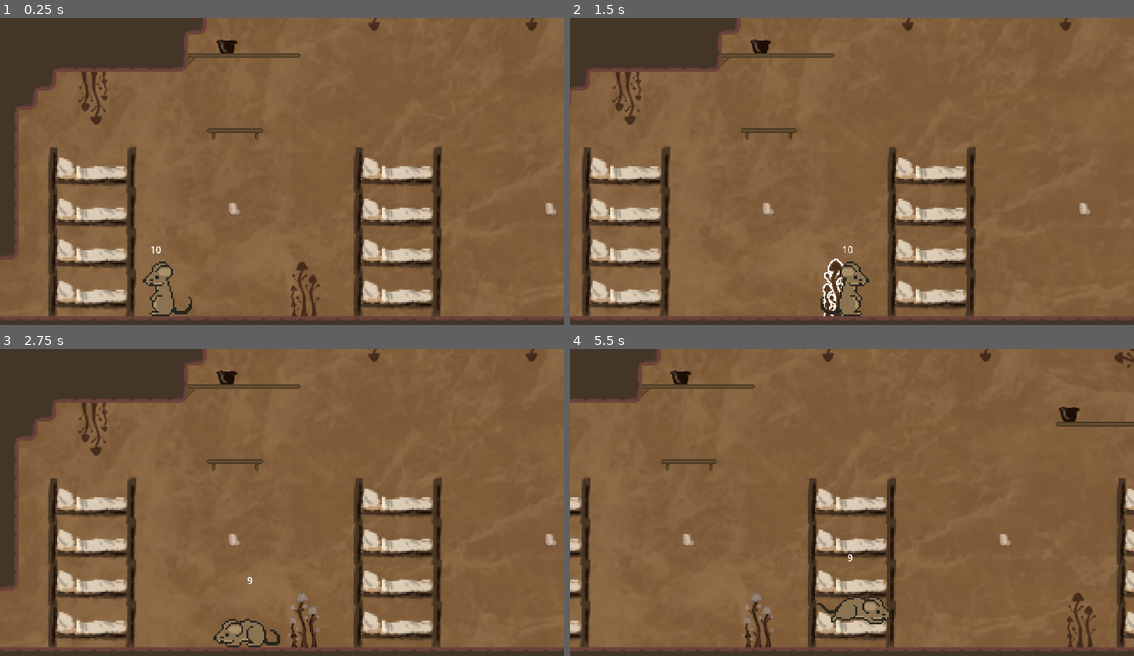
Above: before the commit, frames 1-4 (two rows, left to right).
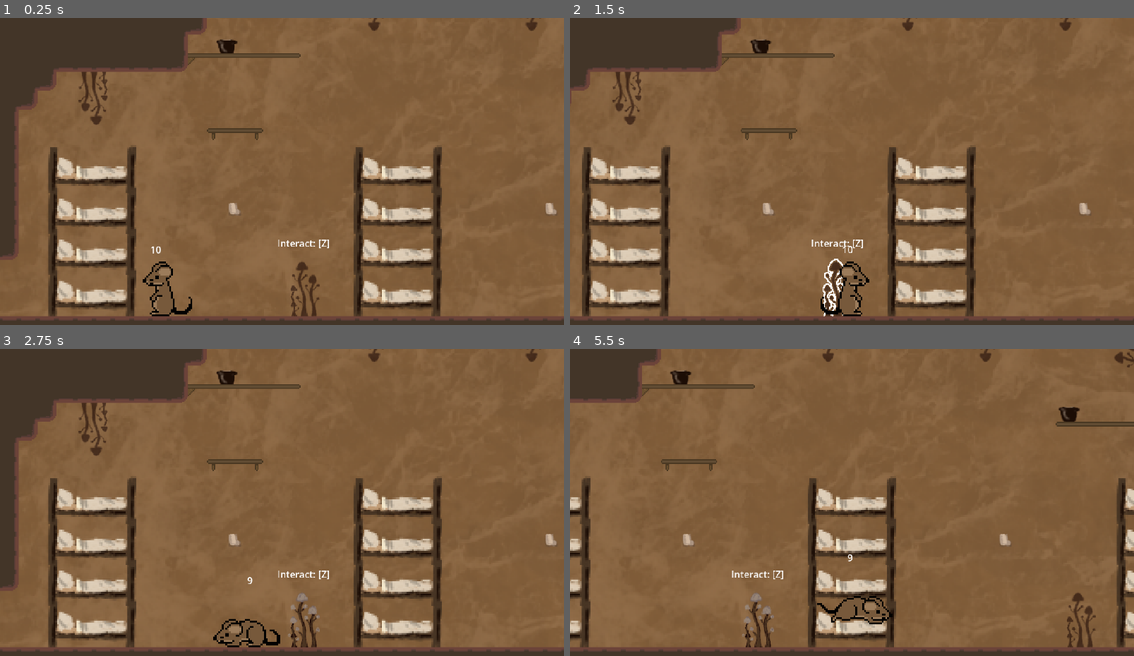
Above: after the commit, the same moments.

Repository: ashtherz/roots
Game: Godot game, scene res://scenes/platformer.tscn
The game is run twice, just before and just after one commit, with the same random seed, the same clock (stepped at 60 frames per second) and the same inputs. This scene is started directly instead of the project's main scene.
Inputs (mouse positions are in pixels of both pictures, inside the frame that each line leads up to):
- Up to frame 1 (0.25 s): no input
- Up to frame 2 (1.5 s): tap Enter at 0.5 s; move the mouse to (976, 159) at 0.52 s; hold Right (ui_right) 0.53-1.25 s; tap Z (Interact) at 0.6 s; click (976, 159) at 0.67 s; tap Up (PlatformerJump) at 0.77 s; drag from (739, 192) to (654, 100) at 1.27 s
- Up to frame 3 (2.75 s): tap Space at 2 s; move the mouse to (338, 438) at 2.02 s; hold Left (ui_left) from 2.03 s (still down); tap R at 2.1 s; tap Z (Interact) at 2.3 s
- Up to frame 4 (5.5 s): release Left (ui_left) at 2.75 s; drag from (823, 570) to (795, 367) at 2.77 s; tap Enter at 3.5 s; move the mouse to (1021, 554) at 3.52 s; hold Right (ui_right) 3.53-4.25 s; tap N at 3.6 s; tap Up (PlatformerJump) at 3.77 s; tap Z (Interact) at 3.8, 5.1 s; drag from (682, 459) to (1122, 404) at 4.27 s; tap Space at 5 s; move the mouse to (880, 508) at 5.02 s; hold Right (ui_right) from 5.03 s (still down); click (880, 508) at 5.17 s

The runs differ from the first frame. In frame 1, 0.7% of the frame differs, in the area x 25-59%, y 72-98%; in frame 2, 0.7%; in frame 3, 0.7%; in frame 4, 0.8%, in the area x 28-58%, y 72-90%.

Commit message:
Add interact hint

Diff:
--- a/game/scenes/common/player.tscn
+++ b/game/scenes/common/player.tscn
@@ -114,6 +114,7 @@
 autoplay = "default"
 
 [node name="Silhouette" type="AnimatedSprite2D" parent="." unique_id=1717440159]
+visible = false
 z_index = 2
 material = SubResource("ShaderMaterial_w51ix")
 position = Vector2(0, -19)
--- a/game/scenes/platformer.tscn
+++ b/game/scenes/platformer.tscn
@@ -447,6 +447,14 @@
 interactedSprite = ExtResource("13_vi78m")
 litSprite = ExtResource("18_wxju3")
 
+[node name="InteractHint" type="Label" parent="." unique_id=1550413381]
+unique_name_in_owner = true
+offset_left = 472.0
+offset_top = 472.0
+offset_right = 562.0
+offset_bottom = 495.0
+text = "Interact: [Z]"
+
 [connection signal="body_entered" from="InteractableManager/Interactable" to="InteractableManager/Interactable/Sprite2D" method="_on_area_2d_body_entered"]
 [connection signal="body_exited" from="InteractableManager/Interactable" to="InteractableManager/Interactable/Sprite2D" method="_on_area_2d_body_exited"]
 [connection signal="body_entered" from="InteractableManager/Interactable9" to="InteractableManager/Interactable9/Sprite2D" method="_on_area_2d_body_entered"]
--- a/game/scripts/platformer/interactable_manager.gd
+++ b/game/scripts/platformer/interactable_manager.gd
@@ -10,6 +10,8 @@
 func _on_interact(_sprite: Sprite2D) -> void:
 	interactCount += 1
 	update_mushrooms_left()
+	if interactCount == 2:
+		%InteractHint.visible = false
 	if interactCount == len(sprites):
 		_play_game_win()
 
